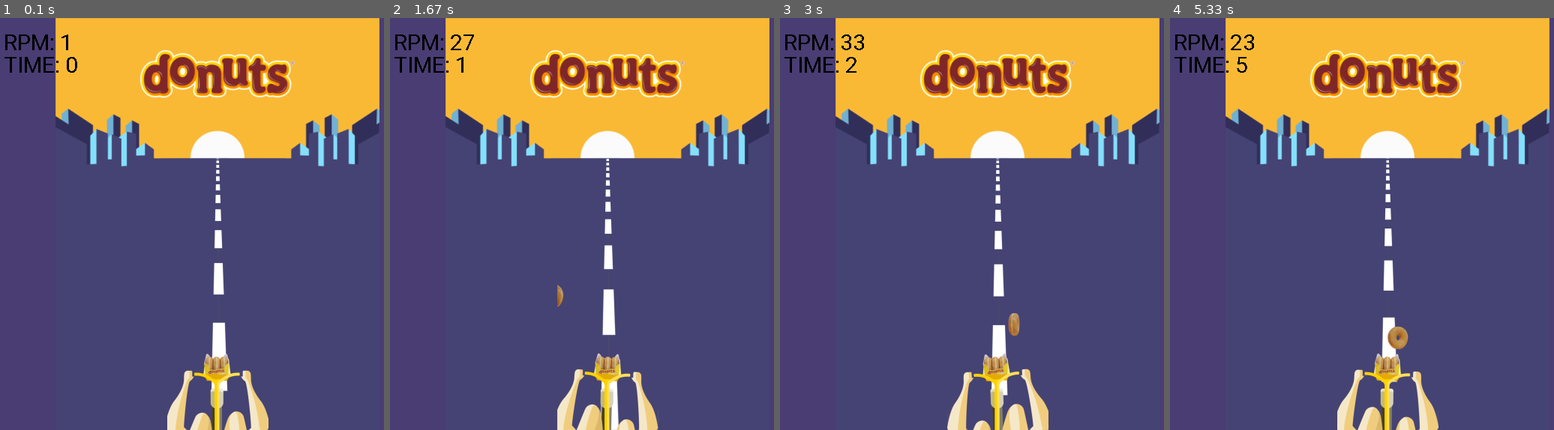
Above: before the commit, frames 1-4 (left to right).
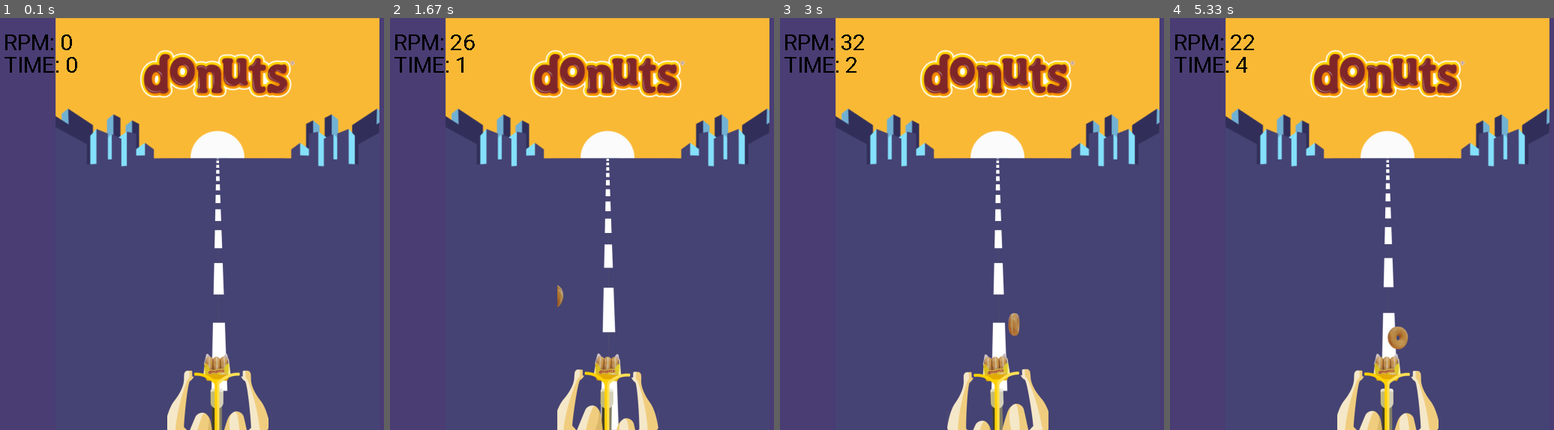
Above: after the commit, the same moments.

Repository: ibandominguez/pygame
Game: pygame game, started from game.py
Same seed, same stepped clock (60 frames per second), same inputs: the game is played once before the commit and once after it.
Inputs:
- Up to frame 1 (0.1 s): no input
- Up to frame 2 (1.67 s): hold Up 0.33-0.8 s; hold Down 0.83-1.13 s; hold Up 1.17-1.53 s; hold Down from 1.57 s (still down)
- Up to frame 3 (3 s): release Down at 1.93 s; hold Up 1.97-2.27 s; hold Down 2.3-2.6 s; hold Up from 2.63 s (still down)
- Up to frame 4 (5.33 s): release Up at 3 s; hold Down 3.03-3.4 s; hold Up 3.43-3.73 s; hold Down 3.77-4.07 s; hold Up 4.1-4.47 s; hold Down 4.5-4.87 s; hold Up 4.9-5.2 s; hold Down from 5.23 s (still down)

The runs differ from the first frame. In frame 1, less than 0.1% of the frame differs, in the area x 16-19%, y 4-8%; in frame 2, 0.3%; in frame 3, 0.1%; in frame 4, 0.8%, in the area x 17-70%, y 4-100%.

Commit message:
fixed rpm zero error

Diff:
--- a/controller.py
+++ b/controller.py
@@ -19,7 +19,7 @@
     def get_time(self):
         if self.started_at != None:
             return int(time.time() - self.started_at)
-        return None
+        return 0
 
     def is_playing(self):
         return self.started_at != None and self.get_time() > 0 and self.get_time() < self.GAME_DURATION
--- a/game.py
+++ b/game.py
@@ -16,7 +16,7 @@
 monitor = pygame.display.Info()
 screen = pygame.display.set_mode((constants.WIDTH, constants.HEIGHT))
 clock = pygame.time.Clock()
-rpm = 1
+rpm = 0
 running = True
 game_controller = Controller()
 
